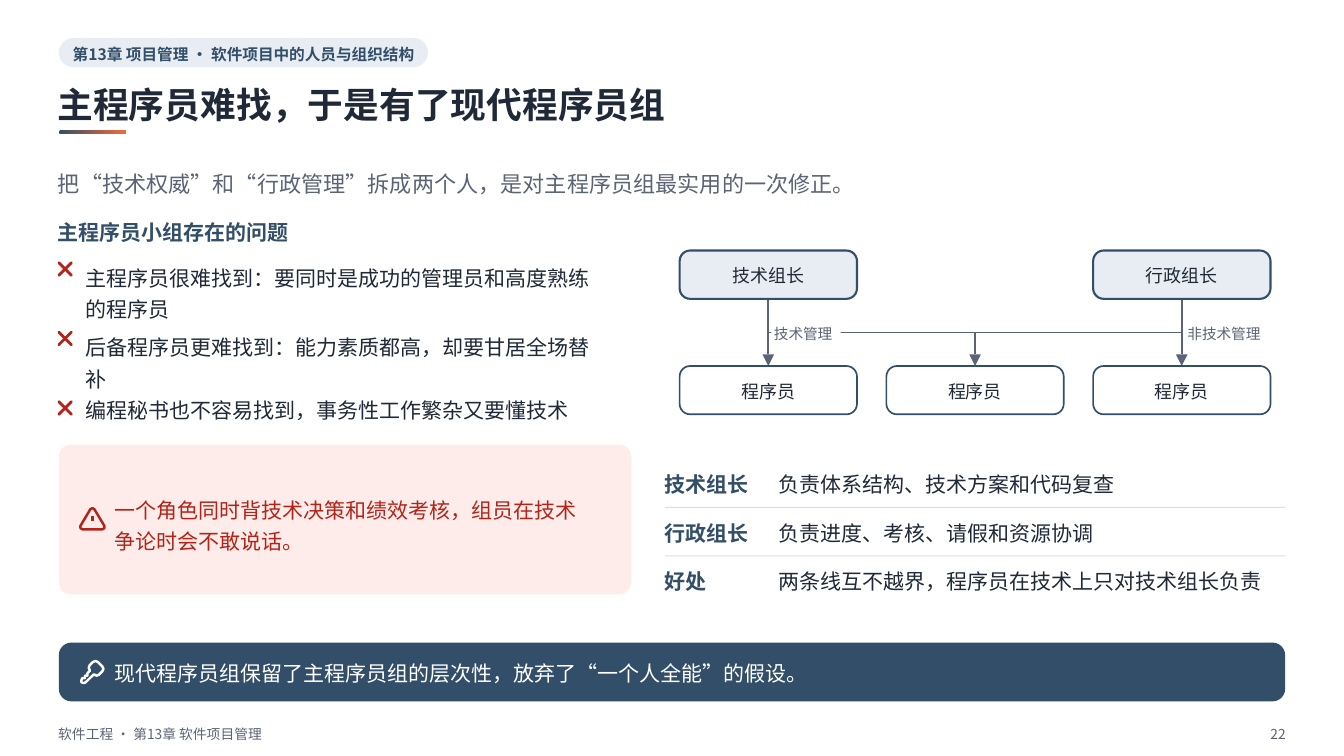
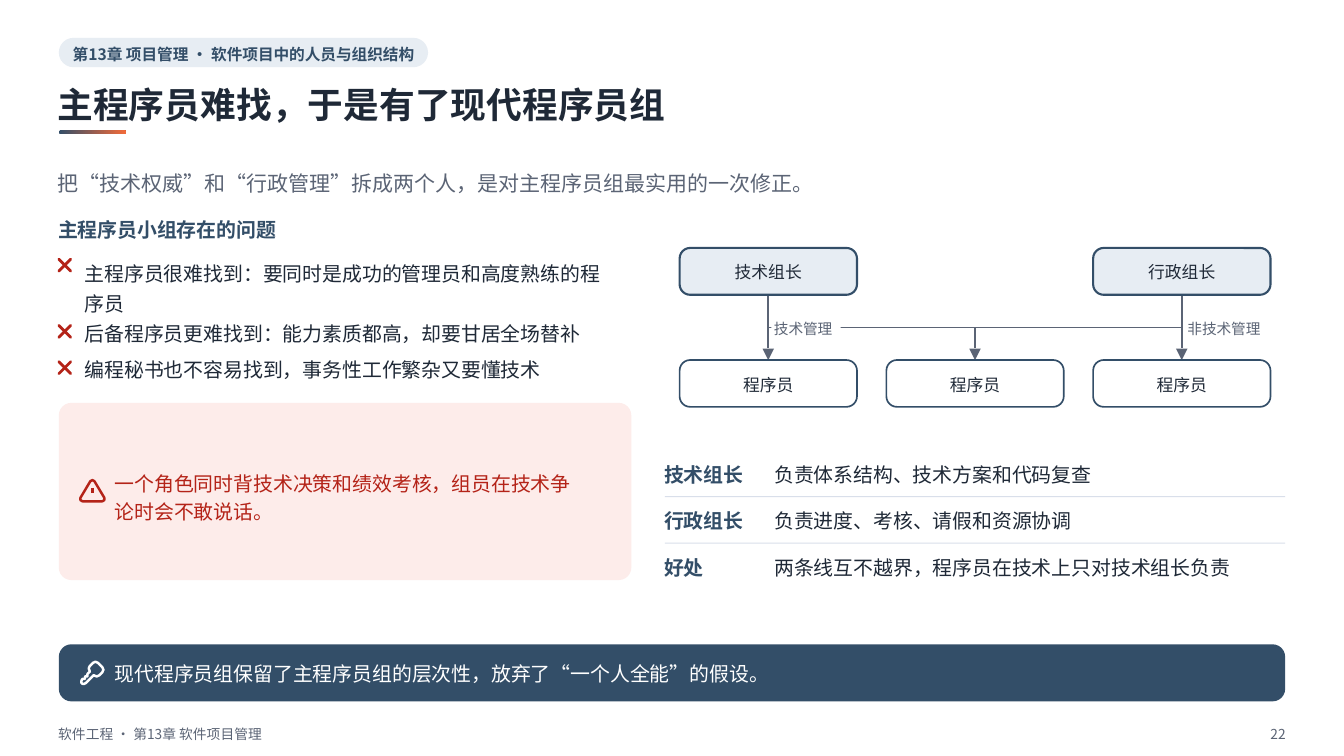
Before and after one commit to sweetcornna/JLU-remake, a slide deck: slide 22 of 大三上/软件工程/重制版PPT/第13章 软件项目管理（重制版）.pptx. Drawn at 1344x756 pixels with LibreOffice and Linux fonts; fonts in the diff are those of the drawing. Boxes give left, top, right and bottom in pixels: in the first picture for what was removed or moved away, otherwise in the second. Text is boxed around its words. In the diff, an @@ line names an element or a change of style, - is before the commit and + after.

```diff
--- a/大三上/软件工程/重制版PPT/第13章 软件项目管理（重制版）.pptx
+++ b/大三上/软件工程/重制版PPT/第13章 软件项目管理（重制版）.pptx
@@ text "把“技术权威”和“行政管理”拆成两个人，是对主程序员组最实用的一次修正。" at (58, 173, 814, 193): size 15.8 to 15 pt @@
@@ text at (85, 264, 600, 313): text changed; size 15 to 14.2 pt @@
-主程序员很难找到：要同时是成功的管理员和高度熟练
-的程序员
+主程序员很难找到：要同时是成功的管理员和高度熟练的程
+序员
@@ 9 freeform shapes, 7 rounded rectangles, 2 texts: place and size @@
-9 freeform shapes, 7 rounded rectangles, 2 texts at (58, 251, 1270, 414)
+9 freeform shapes, 7 rounded rectangles, 2 texts at (58, 248, 1270, 406)
@@ text at (85, 324, 581, 343): text changed; size 15 to 14.2 pt @@
-后备程序员更难找到：能力素质都高，却要甘居全场替
-补
+后备程序员更难找到：能力素质都高，却要甘居全场替补
@@ size 15 to 14.2 pt in 9 elements at (58, 220, 276, 239), (115, 664, 769, 683), (664, 465, 743, 484), (664, 511, 743, 530), (664, 558, 704, 577), (774, 465, 1091, 484), (774, 511, 1071, 530), (774, 558, 1230, 577), (85, 360, 541, 379) @@
@@ text "编程秘书也不容易找到，事务性工作繁杂又要懂技术": place and size @@
-text "编程秘书也不容易找到，事务性工作繁杂又要懂技术" at (85, 400, 568, 420)
+text "编程秘书也不容易找到，事务性工作繁杂又要懂技术" at (85, 360, 541, 379)
@@ freeform shape: place and size @@
-freeform shape at (58, 402, 71, 414)
+freeform shape at (58, 362, 71, 374)
@@ size 12.8 to 12 pt in 5 elements at (1148, 264, 1215, 280), (735, 264, 802, 280), (950, 377, 1000, 393), (743, 377, 793, 393), (1157, 377, 1207, 393) @@
@@ proportions changed in 7 elements at (58, 644, 1286, 702), (680, 248, 857, 294), (1093, 248, 1270, 294), (680, 360, 857, 406), (886, 360, 1064, 406), (1093, 360, 1270, 406), (58, 403, 631, 581) @@
@@ rounded rectangle: place and size @@
-rounded rectangle at (58, 445, 631, 595)
+rounded rectangle at (58, 403, 631, 581)
@@ text at (115, 474, 571, 521): text changed; size 15 to 14.2 pt @@
-一个角色同时背技术决策和绩效考核，组员在技术
-争论时会不敢说话。
+一个角色同时背技术决策和绩效考核，组员在技术争
+论时会不敢说话。
@@ text "技术组长": place and size @@
-text "技术组长" at (664, 474, 748, 494)
+text "技术组长" at (664, 465, 743, 484)
@@ text "负责体系结构、技术方案和代码复查": place and size @@
-text "负责体系结构、技术方案和代码复查" at (779, 474, 1115, 494)
+text "负责体系结构、技术方案和代码复查" at (774, 465, 1091, 484)
@@ freeform shape: place and size @@
-freeform shape at (80, 508, 105, 529)
+freeform shape at (80, 480, 105, 501)
@@ freeform shape: place and size @@
-freeform shape at (93, 516, 94, 521)
+freeform shape at (93, 488, 94, 493)
@@ text "行政组长": place and size @@
-text "行政组长" at (664, 523, 748, 543)
+text "行政组长" at (664, 511, 743, 530)
@@ rectangle: place and size @@
-rectangle at (665, 507, 1286, 508)
+rectangle at (665, 496, 1286, 497)
@@ text "负责进度、考核、请假和资源协调": place and size @@
-text "负责进度、考核、请假和资源协调" at (779, 523, 1094, 543)
+text "负责进度、考核、请假和资源协调" at (774, 511, 1071, 530)
@@ text "好处": place and size @@
-text "好处" at (664, 571, 706, 591)
+text "好处" at (664, 558, 704, 577)
@@ rectangle: place and size @@
-rectangle at (665, 556, 1286, 557)
+rectangle at (665, 542, 1286, 543)
@@ text "两条线互不越界，程序员在技术上只对技术组长负责": place and size @@
-text "两条线互不越界，程序员在技术上只对技术组长负责" at (779, 571, 1262, 591)
+text "两条线互不越界，程序员在技术上只对技术组长负责" at (774, 558, 1230, 577)
```
Also in this commit, not shown: 21 other slides changed, 5 other files.
